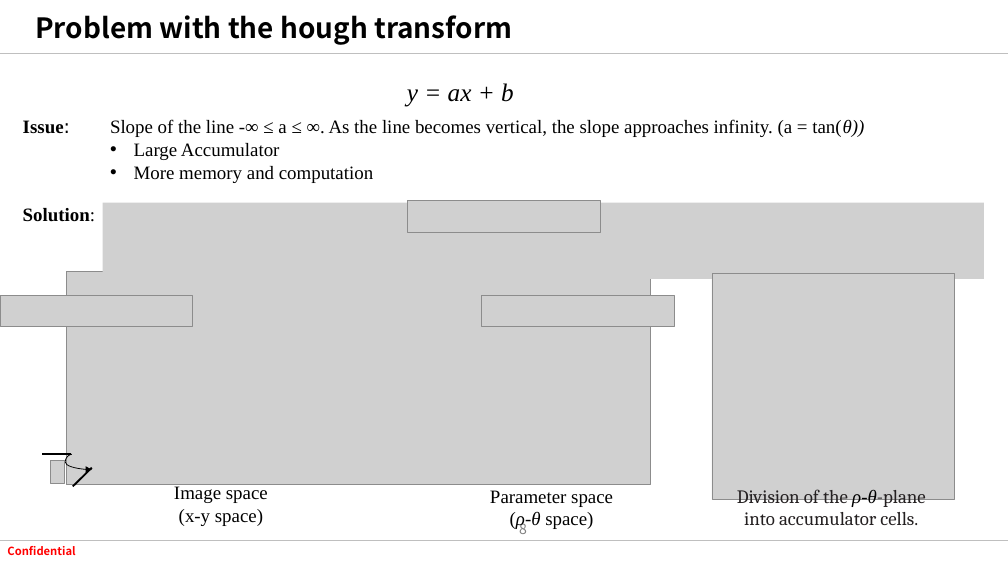
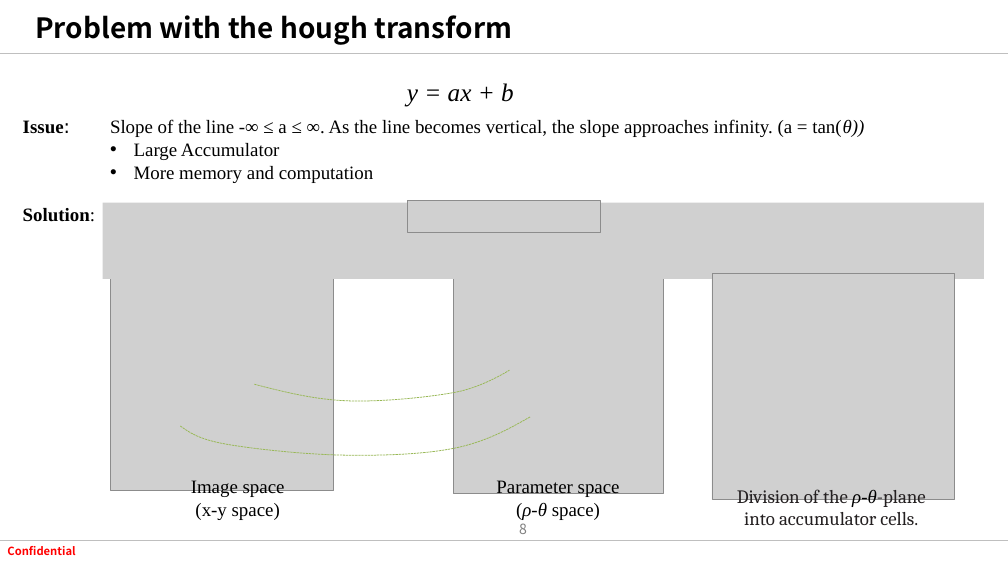
Before and after one commit to tuananh020400/FresherXavisTech, a slide deck: slide 8 of Document/SlideWeek6/HoughTransform.pptx. Drawn at 1008x567 pixels with LibreOffice and Linux fonts; fonts in the diff are those of the drawing; grey boxes stand for pictures; background and template pictures are left out. Boxes give left, top, right and bottom in pixels: in the first picture for what was removed or moved away, otherwise in the second. Text is boxed around its words. In the diff, an @@ line names an element or a change of style, - is before the commit and + after.

```diff
--- a/Document/SlideWeek6/HoughTransform.pptx
+++ b/Document/SlideWeek6/HoughTransform.pptx
@@ picture added at (111, 265, 334, 491) @@
@@ picture added at (453, 268, 663, 494) @@
@@ picture removed at (0, 295, 193, 327) @@
@@ picture removed at (66, 271, 650, 485) @@
@@ picture removed at (482, 295, 675, 327) @@
@@ freeform shape added at (254, 371, 510, 402), outline #98B955 0.75 pt dashed @@
@@ freeform shape added at (181, 417, 532, 455), outline #98B955 0.75 pt dashed @@
@@ line removed from (70, 454) to (42, 454) @@
@@ picture removed at (50, 461, 64, 483) @@
@@ curved arrow removed from (72, 454) to (92, 470) @@
@@ line removed from (92, 468) to (73, 486) @@
@@ text "Image space": place and size @@
-text "Image space" at (174, 486, 268, 526)
+text "Image space" at (191, 480, 285, 520)
@@ text "Parameter space": place and size @@
-text "Parameter space" at (490, 490, 613, 530)
+text "Parameter space" at (496, 480, 620, 520)
```
Also in this commit, not shown: 3 other slides changed, 2 slides added, 1 slide removed, 2 other files.
